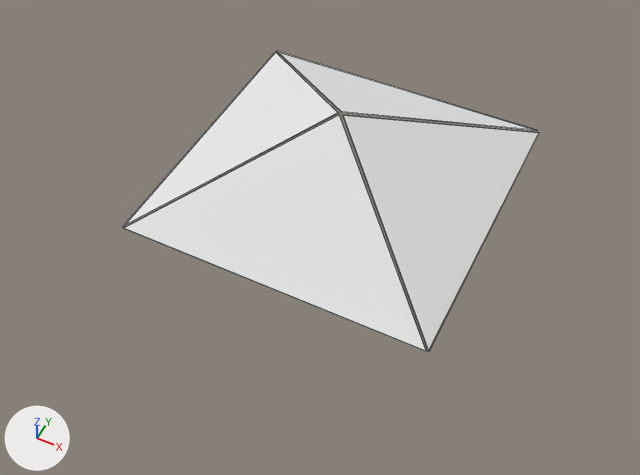
What one commit did to the OBJ model Content/_DefaultMaps/Hotel/MESH/SM_HOTEL_toitVerriere.obj.
Before and after are seen from a 50 mm lens placed at (774.0, -1684.0, 1740.0), pointed at (25.0, -186.0, -132.0). Every picture has the same lights, and +X, +Y and +Z are marked at lower left. Mesh edges are drawn as thin lines. Where no turn or scale is listed for an object, it has been applied to the vertices.

Names of what the first picture shows: 'SM_HOTEL_toitVerriere'.
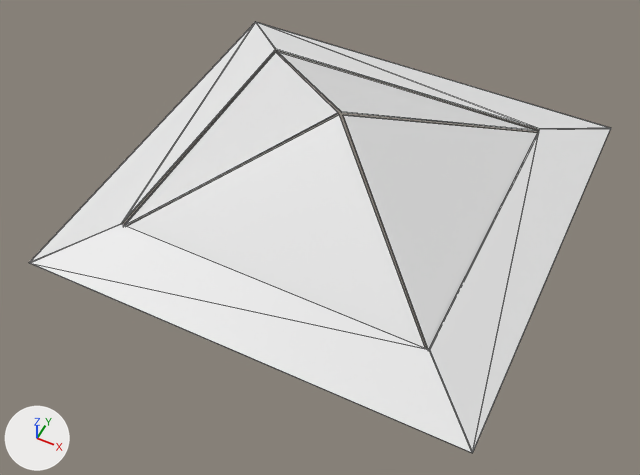
Commit message: HOTEL 21/05/2025 17:20

Boxes (x1, y1, x2, y2) around the edits, measured in the pictures (640 x 475 px):
'SM_HOTEL_toitVerriere', reshaped (40% wider, 44% taller)
    before: (123, 51, 539, 351)
    after: (29, 22, 611, 453)
part 1 of me_sm_hotel_toitverriere, added
    after: (29, 22, 611, 453)

The change, as a list of edits to the scene's bpy script:
```text
Change me_sm_hotel_toitverriere:
    used by ob_sm_hotel_toitverriere; location = (0.0, 0.0, 0.0)
    remove me_sm_hotel_toitverriere.from_pydata(...)  # 24 vertices, 32 faces; spans x -459.0..457.0, y -454.0..455.0, z -73.0..179.0
    remove me_sm_hotel_toitverriere.materials.append(mat_initialshadinggroup)  # white #e7e7e7
    add me_sm_hotel_toitverriere.from_pydata(...)  # 56 vertices, 80 faces; spans x -644.0..644.0, y -634.0..634.0, z -126.0..179.0
    me_sm_hotel_toitverriere part 1
    32 vertices are added at x -644.0..644.0, y -634.0..634.0, z -126.0..-55.0
    48 new faces join them
```
